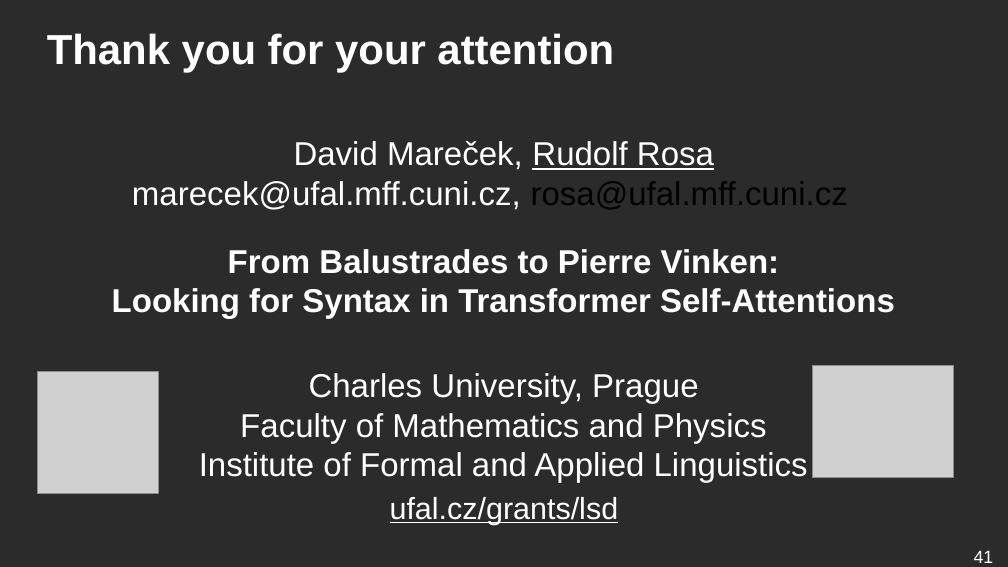
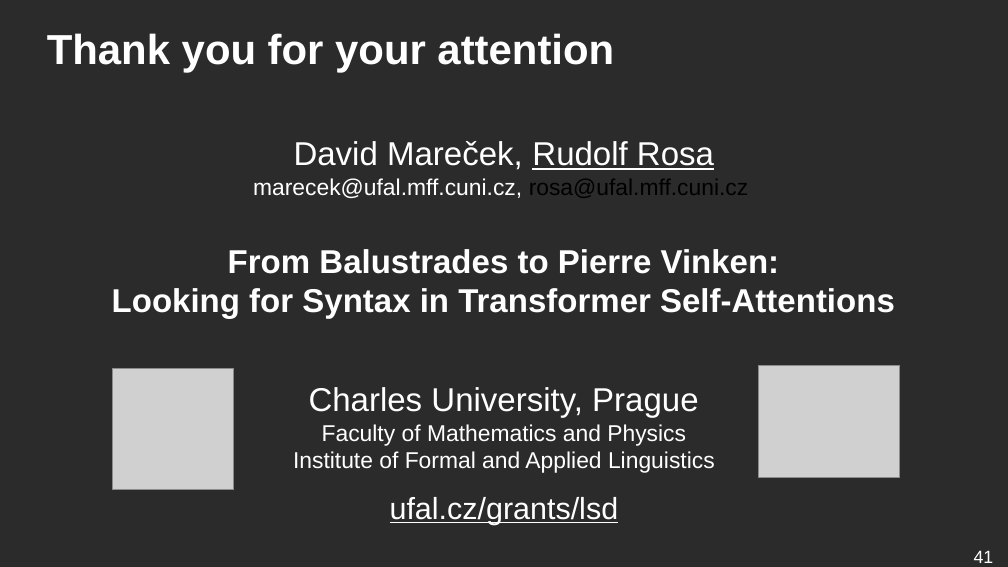
Before and after one commit to ufal/lsd, a slide deck: slide 41 of conferences/2019-blackbox-balustrades/presentation.odp. Drawn at 1008x567 pixels with LibreOffice and Linux fonts; fonts in the diff are those of the drawing; grey boxes stand for pictures; background and template pictures are left out; a plain dark background stands for a picture behind light text. Boxes give left, top, right and bottom in pixels: in the first picture for what was removed or moved away, otherwise in the second. Text is boxed around its words. In the diff, an @@ line names an element or a change of style, - is before the commit and + after.

```diff
--- a/conferences/2019-blackbox-balustrades/presentation.odp
+++ b/conferences/2019-blackbox-balustrades/presentation.odp
@@ text "David Mareček, Rudolf Rosa marecek@ufal.mff.cuni.cz, ..." at [253,141,749,198]: size 26 to 18 pt in "marecek@ufal.mff.cuni.cz, rosa@ufal.mff.cuni.cz" @@
@@ text "Charles University, Prague Faculty of ...": place and size @@
-text "Charles University, Prague Faculty of ..." at [199,373,808,483]
+text "Charles University, Prague Faculty of ..." at [293,387,715,473]
@@ text "Charles University, Prague Faculty of ..." at [293,387,715,473]: size 26 to 18 pt in "Faculty of Mathematics and Physics Institute of ..." @@
@@ picture: place and size @@
-picture at [38,372,159,494]
+picture at [113,369,234,490]
@@ picture: place and size @@
-picture at [812,366,954,477]
+picture at [758,366,900,477]
```
Also in this commit, not shown: 1 other slide changed, 1 other file.
